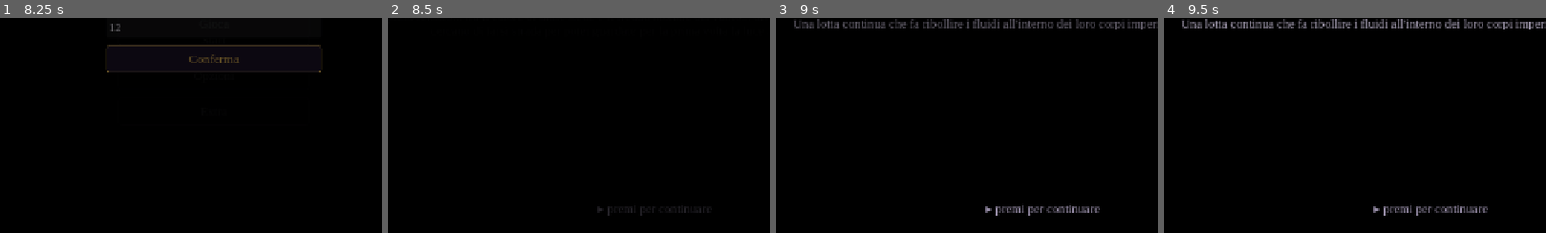
Above: before the commit, frames 1-4 (left to right).
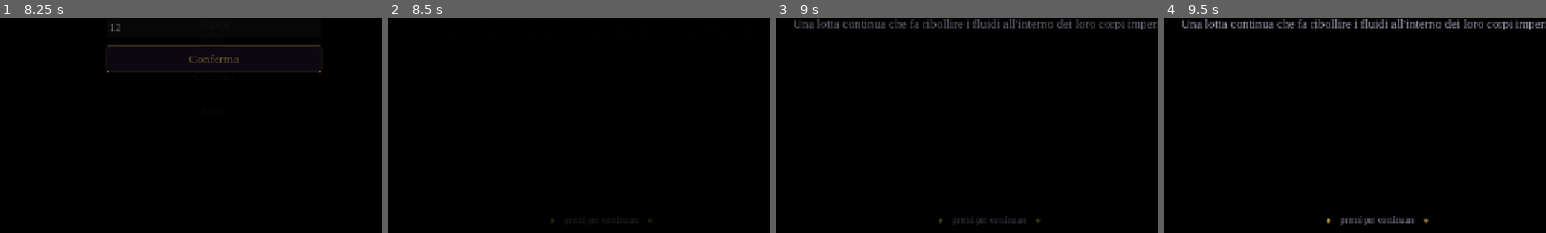
Above: after the commit, the same moments.

Repository: Rio-Chico-Devs/Carnivalz
Game: Godot game, scene res://scenes/Splash.tscn
Same seed, same stepped clock (60 frames per second), same inputs: the game is played once before the commit and once after it.
Inputs (mouse positions are % of the whole screen's width and height, from its top left):
- Up to frame 1 (8.25 s): click (50, 50) at 0.5 s; click (50, 50) at 1.25 s; click "Start" at 2 s; click "Start" at 2.75 s; click "Gioca" at 3.5 s; click (50, 51) at 4.27 s; type "12" at 4.35 s; click "Gioca" at 5 s; click "Opzioni" at 5.75 s; click "Extra" at 6.5 s; click "Carica partita" at 7.25 s; click "Indietro" at 8 s
- Up to frame 2 (8.5 s): no input
- Up to frame 3 (9 s): click (50, 50) at 8.75 s
- Up to frame 4 (9.5 s): no input
The pictures show only the part of the screen within x 22-72%, y 49-99%; the shares and areas given below are measured in that part.

Frame 1 is identical in both runs. In frame 2, 0.2% of the frame differs, in the area x 42-84%, y 87-96%; in frame 3, 0.9%; in frame 4, 1.1%, in the area x 42-85%, y 87-97%.

Commit message:
Fix: prompt "premi per continuare" ricostruito su CenterContainer, con rombi e battito
Il prompt del crawl introduttivo (Label con anchor "wide" e offset calcolati
a mano) risultava fuori centro. Ricostruito con un vero CenterContainer,
che si ricalcola dalla larghezza reale del genitore invece di fidarsi di
offset fissati una volta sola: non puo' piu' sfasarsi.

Nuovo componente condiviso in Stile.gd (Stile.costruisci_prompt()): una
riga "romboe testo romboe", pensata per essere l'unico invito a
proseguire del gioco. Usata sia nel crawl introduttivo sia nella carta del
titolo di un luogo (Main.tscn/Main.gd), al posto di due etichette statiche
scollegate tra loro. Aggiunto anche Stile.pulsa(), battito generico di
opacita' per qualunque nodo gia' nell'albero.

Co-Authored-By: Claude Sonnet 5 <noreply@anthropic.com>
Claude-Session: https://claude.ai/code/session_01AE7uzpDH1Lo1PHb29aXJxZ

Diff:
--- a/scenes/Main.tscn
+++ b/scenes/Main.tscn
@@ -148,6 +148,7 @@
 mouse_filter = 2
 
 [node name="ColonnaTitolo" type="VBoxContainer" parent="CartaTitolo/CentroTitolo"]
+unique_name_in_owner = true
 layout_mode = 2
 mouse_filter = 2
 theme_override_constants/separation = 22
@@ -157,13 +158,6 @@
 layout_mode = 2
 horizontal_alignment = 1
 mouse_filter = 2
-
-[node name="SuggerimentoTitolo" type="Label" parent="CartaTitolo/CentroTitolo/ColonnaTitolo"]
-unique_name_in_owner = true
-layout_mode = 2
-horizontal_alignment = 1
-mouse_filter = 2
-text = "▸ continua"
 
 [node name="AreaAvanza" type="Button" parent="."]
 unique_name_in_owner = true
--- a/scripts/Intro.gd
+++ b/scripts/Intro.gd
@@ -21,7 +21,6 @@
 
 var indice := 0
 var etichetta: RichTextLabel
-var suggerimento: Label
 
 func _ready() -> void:
 	AudioManager.musica_chiave("intro")
@@ -47,13 +46,14 @@
 	etichetta.add_theme_color_override("default_color", Stile.colore("narrazione"))
 	centro.add_child(etichetta)
 
-	suggerimento = Label.new()
-	suggerimento.text = "▸ premi per continuare"
-	suggerimento.horizontal_alignment = HORIZONTAL_ALIGNMENT_CENTER
-	suggerimento.add_theme_color_override("font_color", Stile.colore("testo_smorzato"))
-	suggerimento.set_anchors_and_offsets_preset(Control.PRESET_BOTTOM_WIDE)
-	suggerimento.position.y -= 40
-	add_child(suggerimento)
+	var centro_prompt := CenterContainer.new()
+	centro_prompt.set_anchors_and_offsets_preset(Control.PRESET_BOTTOM_WIDE)
+	centro_prompt.position.y -= 40
+	centro_prompt.mouse_filter = Control.MOUSE_FILTER_IGNORE
+	add_child(centro_prompt)
+	var suggerimento := Stile.costruisci_prompt("premi per continuare")
+	centro_prompt.add_child(suggerimento)
+	Stile.pulsa(suggerimento)
 
 	var bottone_avanti := Button.new()
 	bottone_avanti.flat = true
--- a/scripts/Main.gd
+++ b/scripts/Main.gd
@@ -54,8 +54,8 @@
 @onready var etichetta_risorse: Label = %Risorse
 @onready var etichetta_stat: Label = %BarraStat
 @onready var carta_titolo: Control = %CartaTitolo
+@onready var colonna_titolo: VBoxContainer = %ColonnaTitolo
 @onready var testo_titolo: Label = %TestoTitolo
-@onready var suggerimento_titolo: Label = %SuggerimentoTitolo
 @onready var area_avanza: Button = %AreaAvanza
 
 var nodo_in_corso: Dictionary = {}
@@ -90,8 +90,9 @@
 	etichetta_stat.add_theme_color_override("font_color", Stile.colore("bordo"))
 	testo_titolo.add_theme_font_size_override("font_size", Stile.dimensione("titolo"))
 	testo_titolo.add_theme_color_override("font_color", Stile.colore("accento"))
-	suggerimento_titolo.add_theme_font_size_override("font_size", Stile.dimensione("piccolo"))
-	suggerimento_titolo.add_theme_color_override("font_color", Stile.colore("testo_smorzato"))
+	var suggerimento_titolo := Stile.costruisci_prompt("continua")
+	colonna_titolo.add_child(suggerimento_titolo)
+	Stile.pulsa(suggerimento_titolo)
 
 func _unhandled_input(evento: InputEvent) -> void:
 	# la tastiera fa esattamente quello che fa il mouse: avanza
--- a/scripts/Stile.gd
+++ b/scripts/Stile.gd
@@ -182,3 +182,44 @@
 	var battito := nodo.create_tween()
 	battito.tween_property(nodo, "modulate", tinta, durata * 0.35)
 	battito.tween_property(nodo, "modulate", Color.WHITE, durata * 0.65)
+
+func pulsa(nodo: CanvasItem) -> void:
+	# battito lento e infinito di opacita': l'invito a proseguire non deve
+	# mai restare immobile, o si perde tra tutto il resto che e' fermo a
+	# schermo. Il nodo deve gia' essere dentro l'albero quando si chiama
+	# questo (create_tween() lo richiede) - va chiamato dopo add_child().
+	if nodo == null or not is_instance_valid(nodo):
+		return
+	var durata := tempo("battito_indicatore")
+	var battito: Tween = nodo.create_tween().set_loops()
+	battito.tween_property(nodo, "modulate:a", 0.35, durata)
+	battito.tween_property(nodo, "modulate:a", 1.0, durata)
+
+func costruisci_prompt(testo: String) -> HBoxContainer:
+	# la riga "◆  premi per continuare  ◆": lo stesso identico invito a
+	# proseguire ovunque compaia nel gioco (crawl introduttivo, carta del
+	# titolo di un luogo). Centrata per costruzione (allineamento del
+	# contenitore, non offset calcolati a mano): non puo' sfasarsi quando
+	# cambia la larghezza dello schermo. Non pulsa da sola: chiamare
+	# Stile.pulsa() dopo averla aggiunta all'albero.
+	var riga := HBoxContainer.new()
+	riga.alignment = BoxContainer.ALIGNMENT_CENTER
+	riga.mouse_filter = Control.MOUSE_FILTER_IGNORE
+	riga.add_theme_constant_override("separation", 14)
+	riga.add_child(_rombo_prompt())
+	var etichetta := Label.new()
+	etichetta.text = testo
+	etichetta.mouse_filter = Control.MOUSE_FILTER_IGNORE
+	etichetta.add_theme_color_override("font_color", colore("testo_smorzato"))
+	etichetta.add_theme_font_size_override("font_size", dimensione("piccolo"))
+	riga.add_child(etichetta)
+	riga.add_child(_rombo_prompt())
+	return riga
+
+func _rombo_prompt() -> Label:
+	var rombo := Label.new()
+	rombo.text = "◆"
+	rombo.mouse_filter = Control.MOUSE_FILTER_IGNORE
+	rombo.add_theme_color_override("font_color", colore("bordo_acceso"))
+	rombo.add_theme_font_size_override("font_size", dimensione("minuscolo"))
+	return rombo
